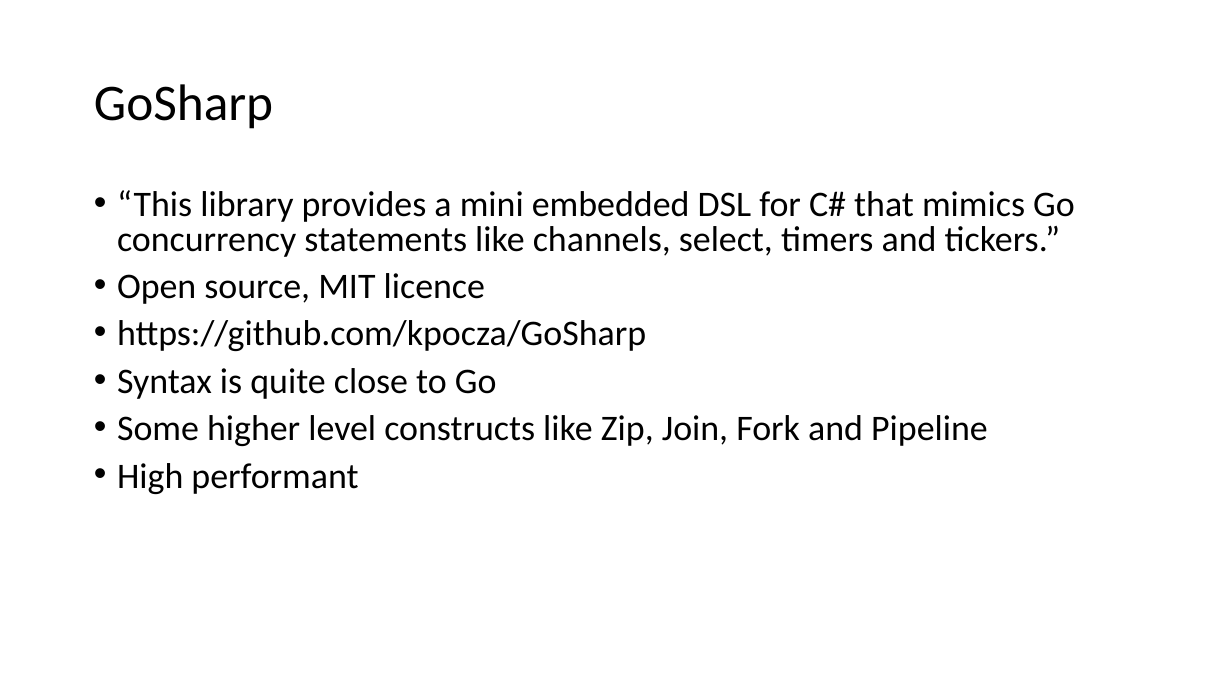
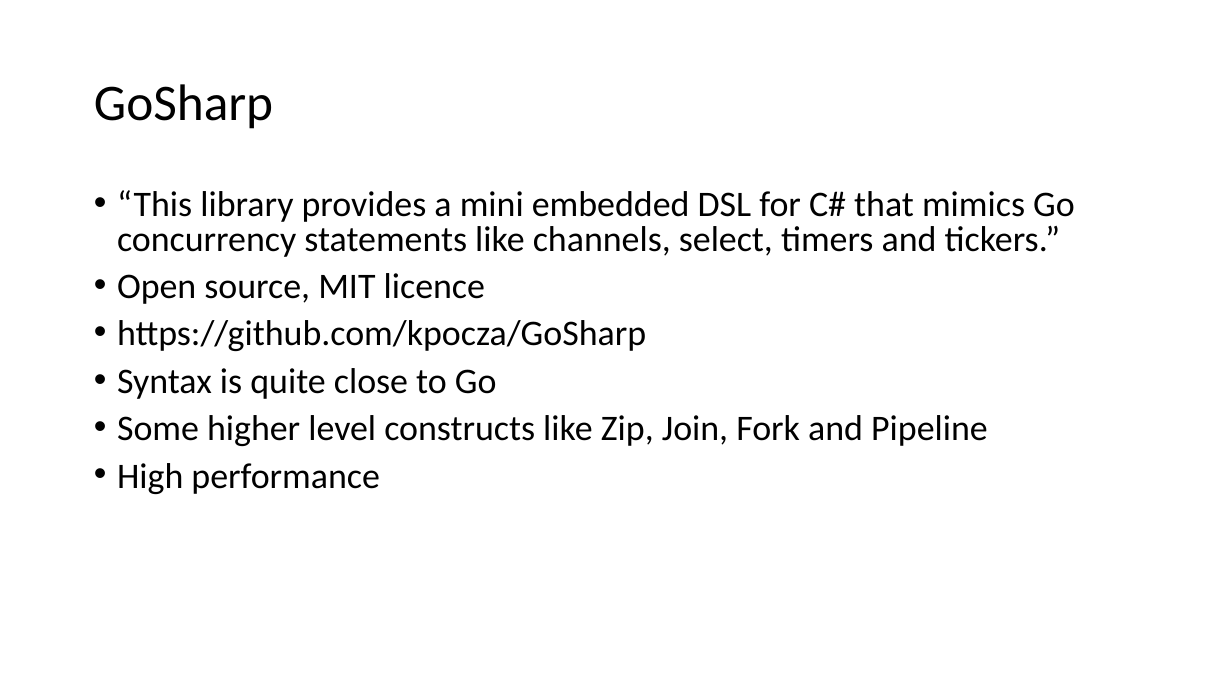
Before and after one commit to kpocza/GoSharp, a slide deck: slide 20 of talks/szszk20180512/SzSzK180512_GoSharp.odp. Drawn at 1232x693 pixels with LibreOffice and Linux fonts; fonts in the diff are those of the drawing. Boxes give left, top, right and bottom in pixels: in the first picture for what was removed or moved away, otherwise in the second. Text is boxed around its words. In the diff, an @@ line names an element or a change of style, - is before the commit and + after.

```diff
--- a/talks/szszk20180512/SzSzK180512_GoSharp.odp
+++ b/talks/szszk20180512/SzSzK180512_GoSharp.odp
@@ text at [117, 463, 380, 494]: text changed @@
-• High performant
+• High performance
```
Also in this commit, not shown: 1 other slide changed, 1 slide added.
